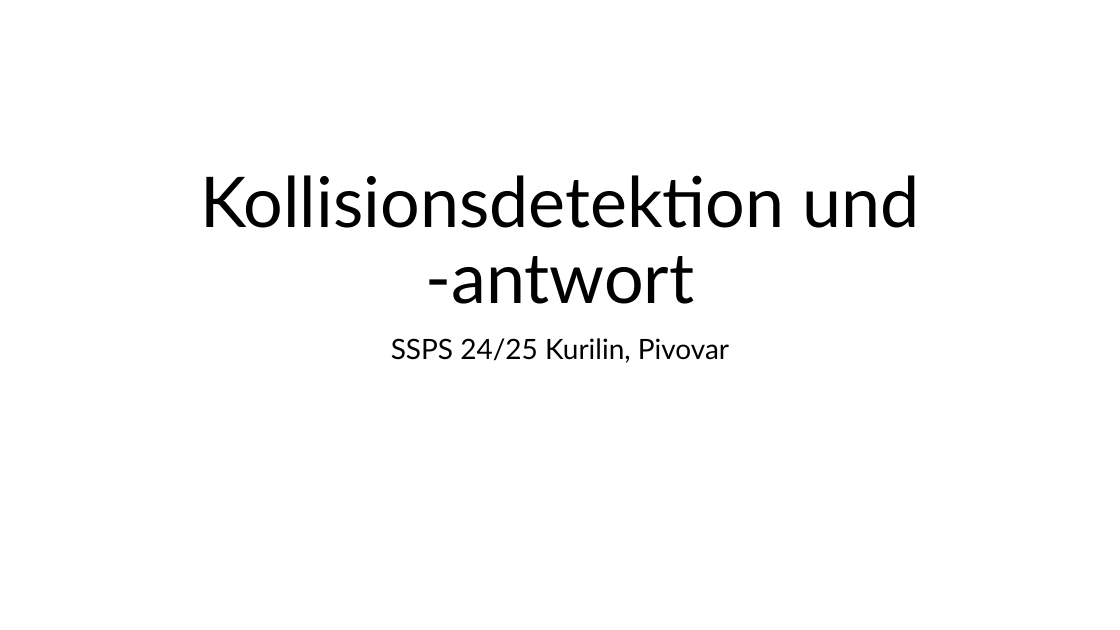
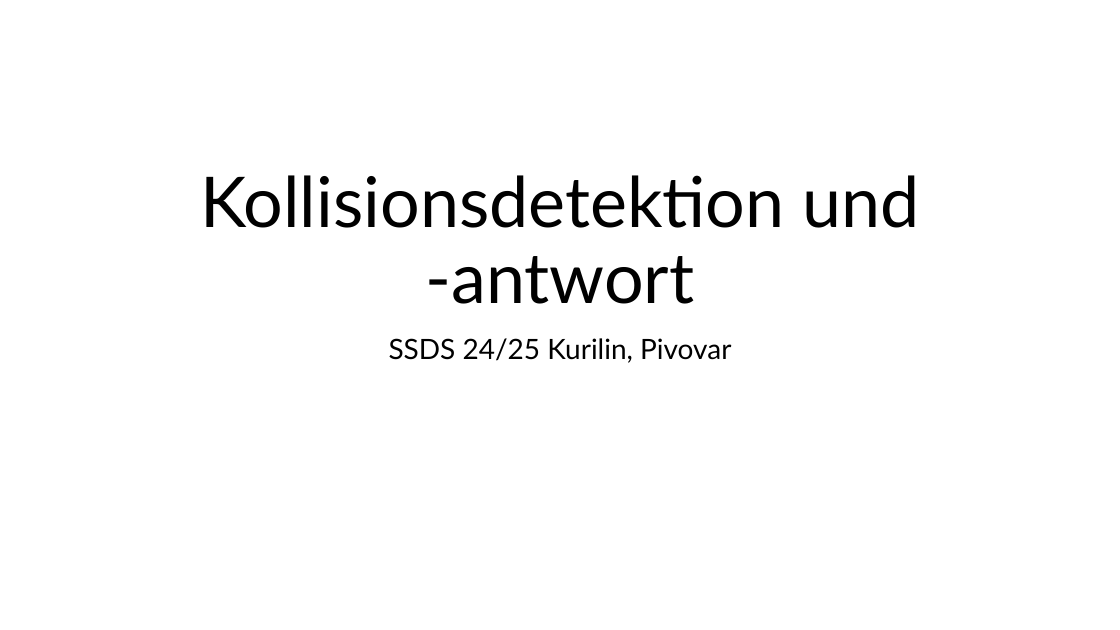
Before and after one commit to rippeddeadlift/Kollisiondetektion, a slide deck: slide 1 of Power Point/SSPS_11.12_sketch.pptx. Drawn at 1120x630 pixels with LibreOffice and Linux fonts; fonts in the diff are those of the drawing. Boxes give left, top, right and bottom in pixels: in the first picture for what was removed or moved away, otherwise in the second. Text is boxed around its words. In the diff, an @@ line names an element or a change of style, - is before the commit and + after.

```diff
--- a/Power Point/SSPS_11.12_sketch.pptx
+++ b/Power Point/SSPS_11.12_sketch.pptx
@@ subtitle at box(389, 338, 731, 363): text changed @@
-SSPS 24/25 Kurilin, Pivovar
+SSDS 24/25 Kurilin, Pivovar
```
Also in this commit, not shown: 13 other slides changed, 6 other files.
